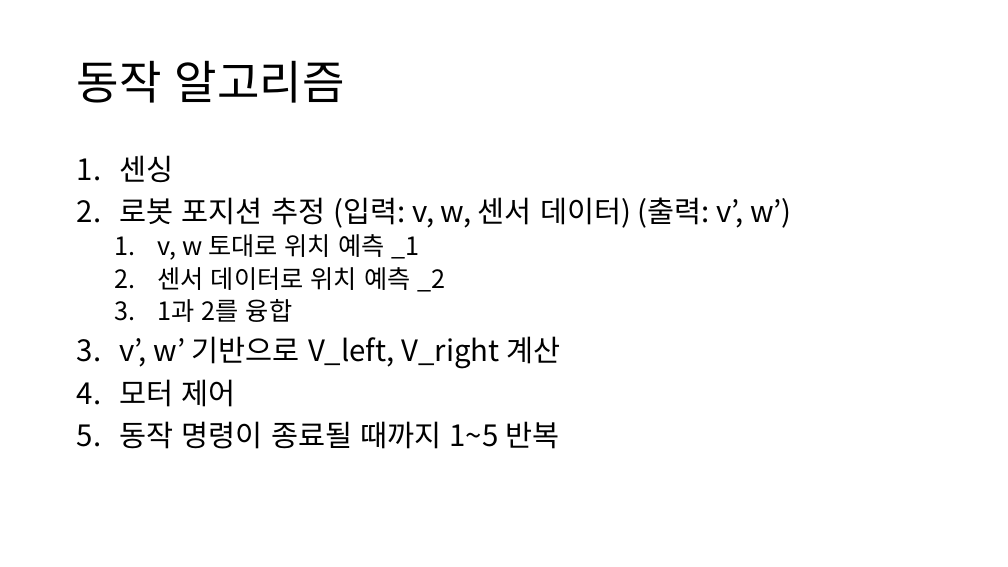
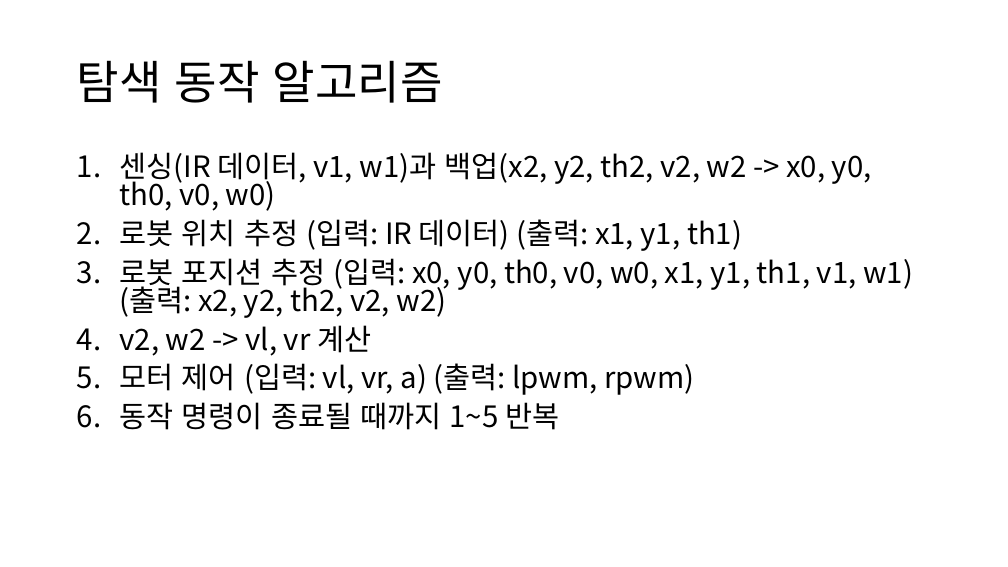
Before and after one commit to nodang/micromouse_hara, a slide deck: slide 16 of hara_instruction.pptx (slide 15 before the commit). Drawn at 1008x567 pixels with LibreOffice and Linux fonts; fonts in the diff are those of the drawing. Boxes give left, top, right and bottom in pixels: in the first picture for what was removed or moved away, otherwise in the second. Text is boxed around its words. In the diff, an @@ line names an element or a change of style, - is before the commit and + after.

```diff
--- a/hara_instruction.pptx
+++ b/hara_instruction.pptx
@@ title at (77,60,443,103): text changed @@
-동작 알고리즘
+탐색 동작 알고리즘
@@ text at (120,152,913,395): text changed @@
-1. 센싱
-2. 로봇 포지션 추정 (입력: v, w, 센서 데이터) (출력: v’, w’)
-  1. v, w 토대로 위치 예측 _1
-  2. 센서 데이터로 위치 예측 _2
-  3. 1과 2를 융합
-3. v’, w’ 기반으로 V_left, V_right 계산
-4. 모터 제어
+1. 센싱(IR 데이터, v1, w1)과 백업(x2, y2, th2, v2, w2 -> x0, y0, th0, v0, w0)
+2. 로봇 위치 추정 (입력: IR 데이터) (출력: x1, y1, th1)
+3. 로봇 포지션 추정 (입력: x0, y0, th0, v0, w0, x1, y1, th1, v1, w1) (출력: x2, y2, th2, v2, w2)
+4. v2, w2 -> vl, vr 계산
+5. 모터 제어 (입력: vl, vr, a) (출력: lpwm, rpwm)
@@ text at (120,402,559,430): line spacing 0.9 to 0.8 @@
```
Also in this commit, not shown: 3 slides added.
